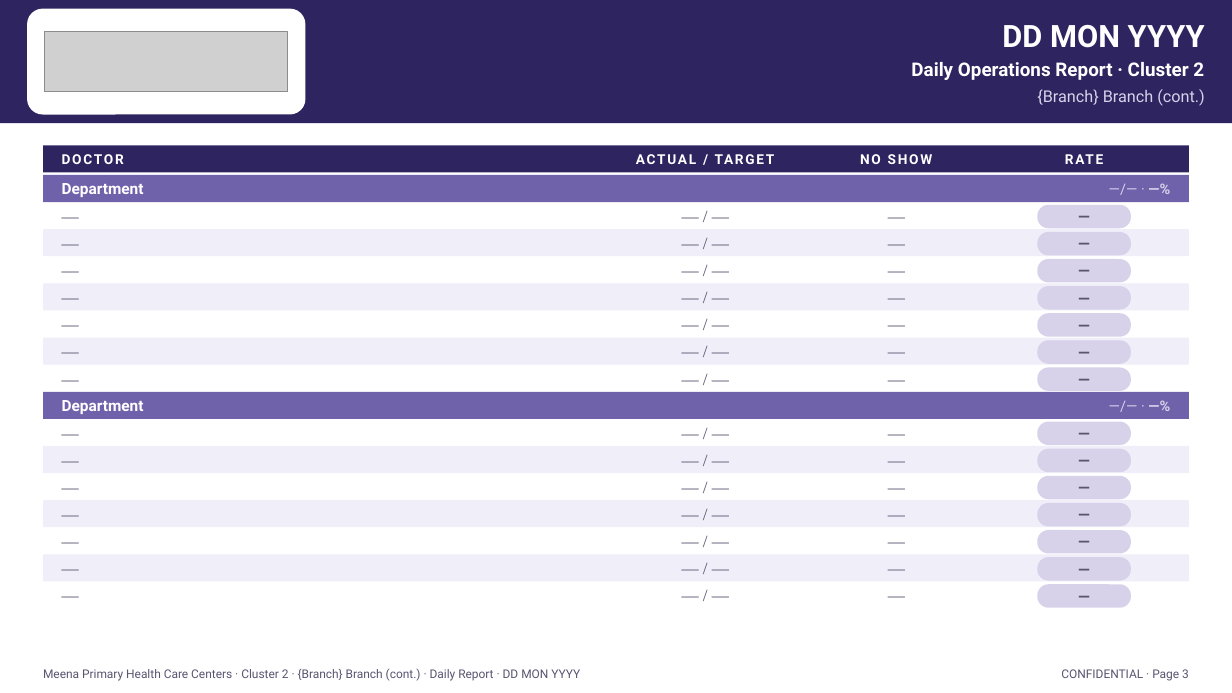
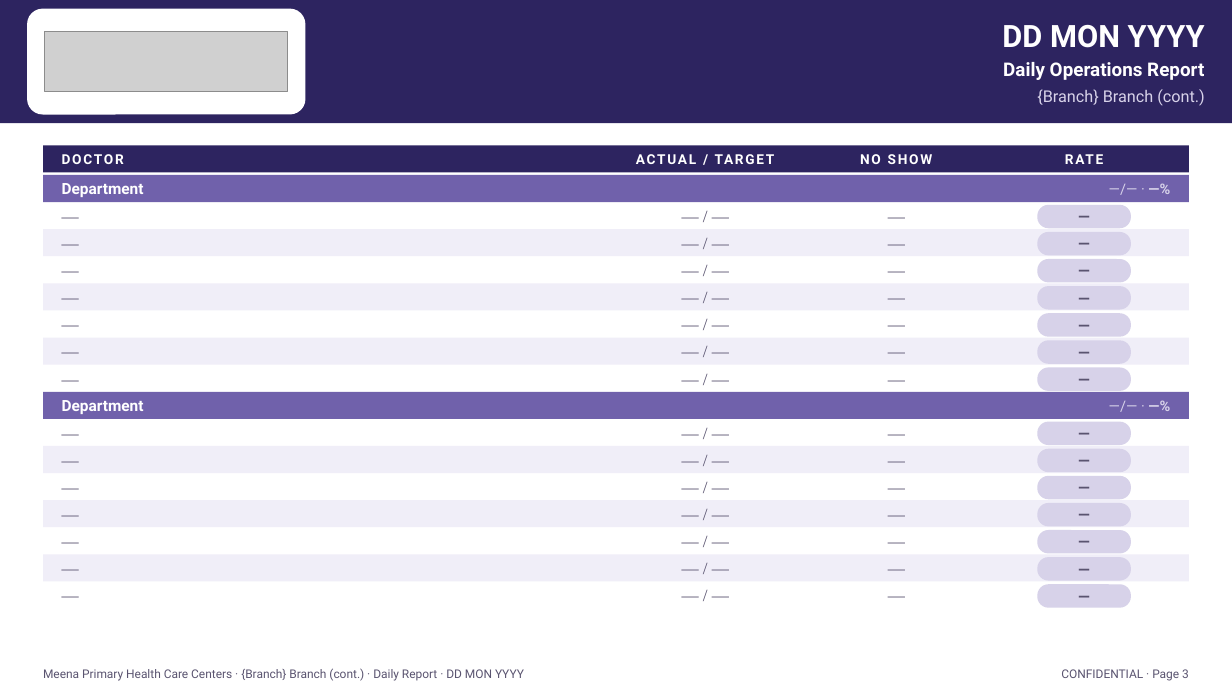
Before and after one commit to a7m2030ed-debug/Aogh, a slide deck: slide 3 of template/Cluster_SIX_Branches_Template.pptx. Drawn at 1232x693 pixels with LibreOffice and Linux fonts; fonts in the diff are those of the drawing; grey boxes stand for pictures. Boxes give left, top, right and bottom in pixels: in the first picture for what was removed or moved away, otherwise in the second. Text is boxed around its words. In the diff, an @@ line names an element or a change of style, - is before the commit and + after.

```diff
--- a/template/Cluster_SIX_Branches_Template.pptx
+++ b/template/Cluster_SIX_Branches_Template.pptx
@@ text at bbox=[1003, 62, 1204, 80]: text changed @@
-Daily Operations Report · Cluster 2
+Daily Operations Report
@@ text at bbox=[43, 668, 524, 681]: text changed @@
-Meena Primary Health Care Centers · Cluster 2 · {Branch} Branch (cont.) · Daily Report · DD MON YYYY
+Meena Primary Health Care Centers · {Branch} Branch (cont.) · Daily Report · DD MON YYYY
```
Also in this commit, not shown: 2 other slides changed, 3 other files.
